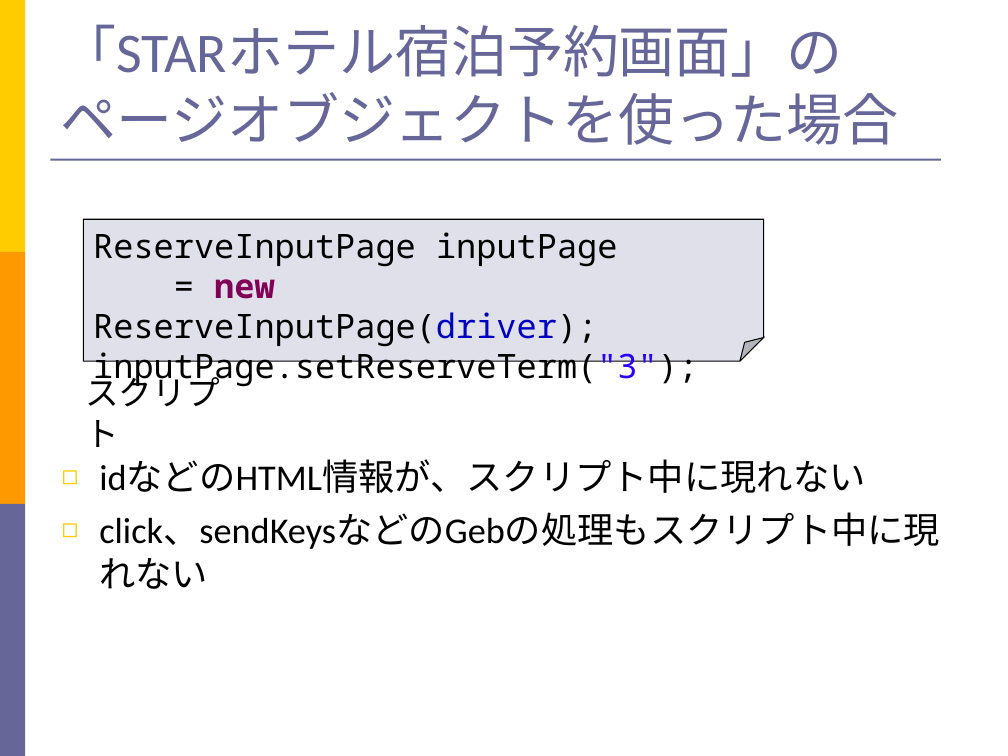
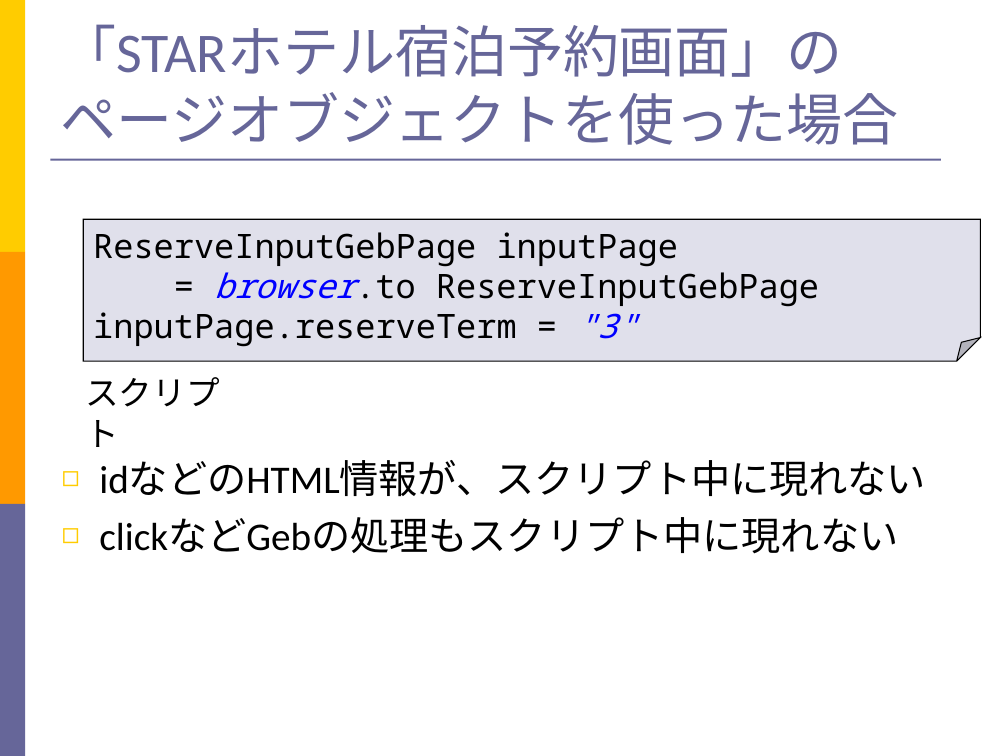
Before and after one commit to takuY-U2/STARHotel, a slide deck: slide 41 of docs/SlideGeb.ppt. Drawn at 1008x756 pixels with LibreOffice and Linux fonts; fonts in the diff are those of the drawing. Boxes give left, top, right and bottom in pixels: in the first picture for what was removed or moved away, otherwise in the second. Text is boxed around its words. In the diff, an @@ line names an element or a change of style, - is before the commit and + after.

```diff
--- a/docs/SlideGeb.ppt
+++ b/docs/SlideGeb.ppt
@@ folded corner "ReserveInputGebPage inputPage": place and size @@
-folded corner "ReserveInputGebPage inputPage" at (84,220,764,362)
+folded corner "ReserveInputGebPage inputPage" at (84,220,981,362)
@@ text in folded corner at (93,232,819,347): text changed @@
-ReserveInputPage inputPage
-= new ReserveInputPage(driver);
-inputPage.setReserveTerm("3");
+ReserveInputGebPage inputPage
+= browser.to ReserveInputGebPage
+inputPage.reserveTerm = "3"
@@ text at (99,460,926,497): size 25.9 to 28 pt in "idなどのHTML情報が、スクリプト中に現れない" @@
@@ text at (99,517,898,554): text changed; size 25.9 to 28 pt @@
-◻ click、sendKeysなどのGebの処理もスクリプト中に現れない
+◻ clickなどGebの処理もスクリプト中に現れない
```
Also in this commit, not shown: 6 other slides changed, 22 other files.
